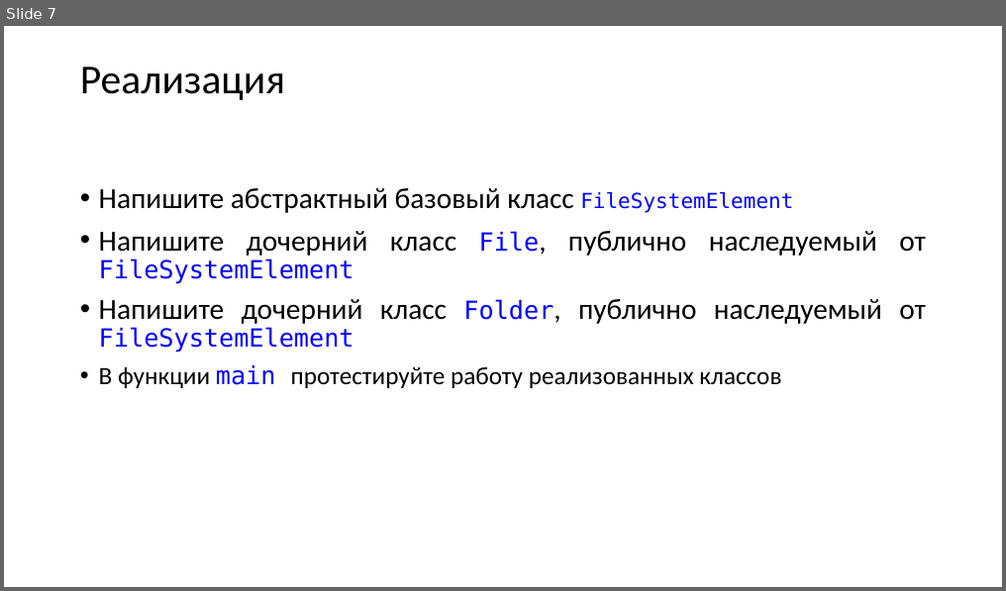
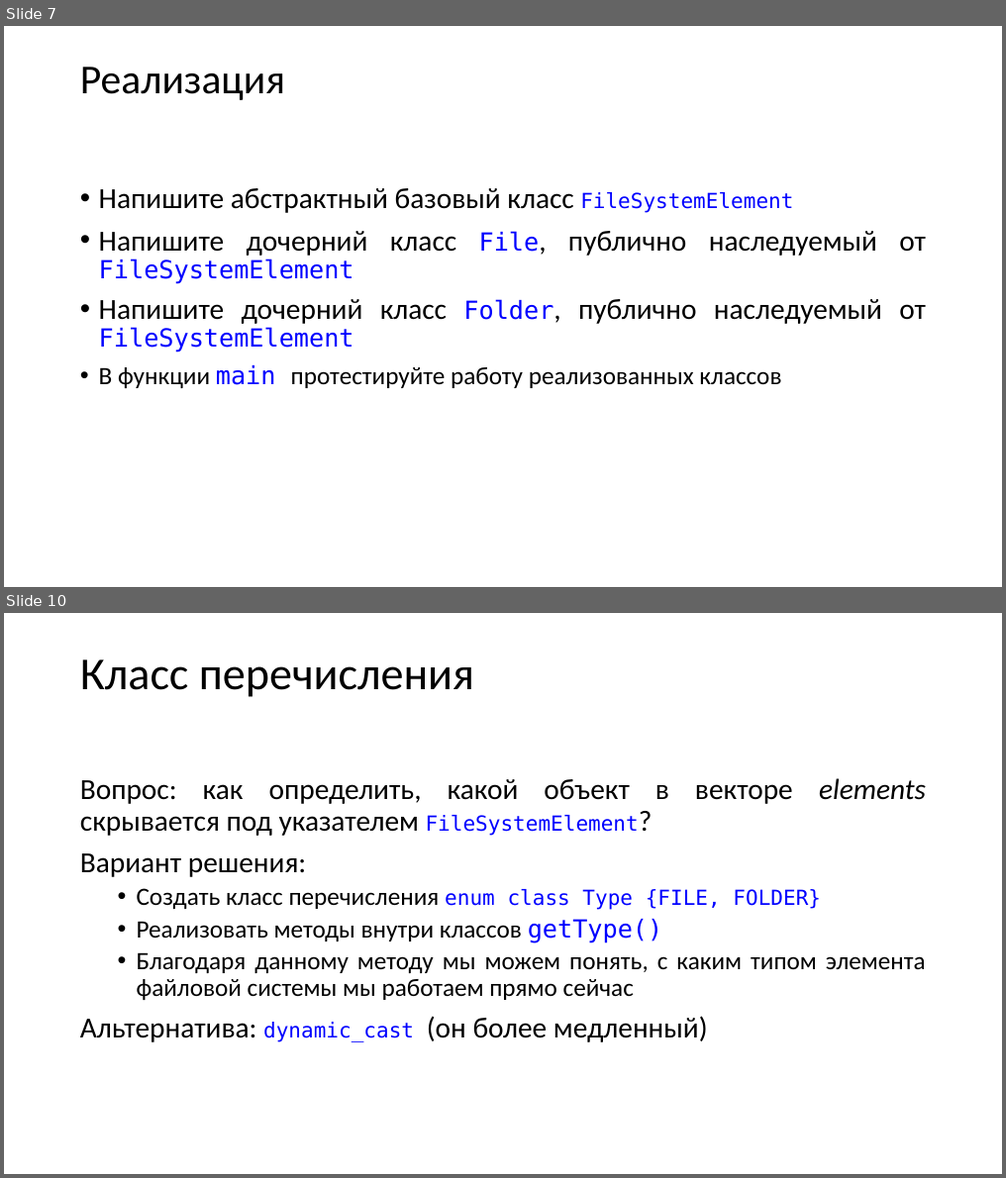
Before and after one commit to variichrodion/BV-521-OOP-C-, a slide deck: Создание модели файловой системы/Практика - модель файловой системы.pptx. Shown one above the other, each under a label of ours: slide 7 before the commit, slides 7 and 10 after it; the slides between them are not shown. The pictures are 1006x591 and 1006x1178 pixels, drawn with LibreOffice and Linux fonts; fonts in the diff are those of the drawing. Boxes give left, top, right and bottom in pixels: in the first picture for what was removed or moved away, otherwise in the second. Text is boxed around its words. In the diff, an @@ line names an element or a change of style, - is before the commit and + after.

```diff
--- a/Создание модели файловой системы/Практика - модель файловой системы.pptx
+++ b/Создание модели файловой системы/Практика - модель файловой системы.pptx
@@ slide 10 added at (x1=4, y1=613, x2=1002, y2=1174), background #FFFFFF @@
@@ title added at (x1=80, y1=660, x2=474, y2=697), 44 pt, text #000000 @@
+Класс перечисления
@@ text added at (x1=80, y1=778, x2=926, y2=1043), 24 pt, text #000000 @@
+Вопрос: как определить, какой объект в векторе elements скрывается под указателем FileSystemElement?
+Вариант решения:
+  • Создать класс перечисления enum class Type {FILE, FOLDER}
+  • Реализовать методы внутри классов getType()
+  • Благодаря данному методу мы можем понять, с каким типом элемента файловой системы мы работаем прямо сейчас
+Альтернатива: dynamic_cast (он более медленный)
```
Also in this commit, not shown: 1 slide changed, 1 other slide added, 1 other file.
